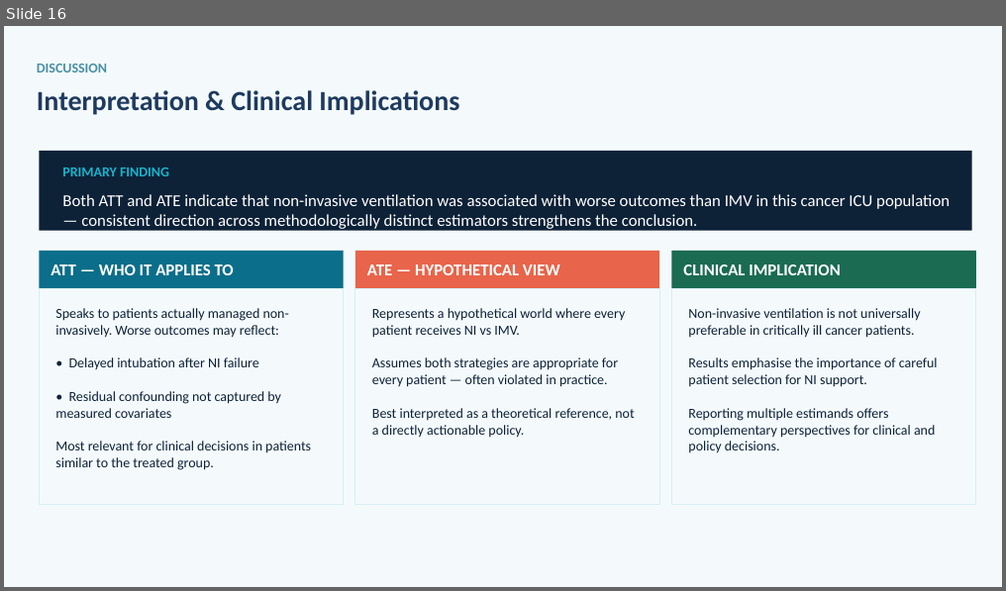
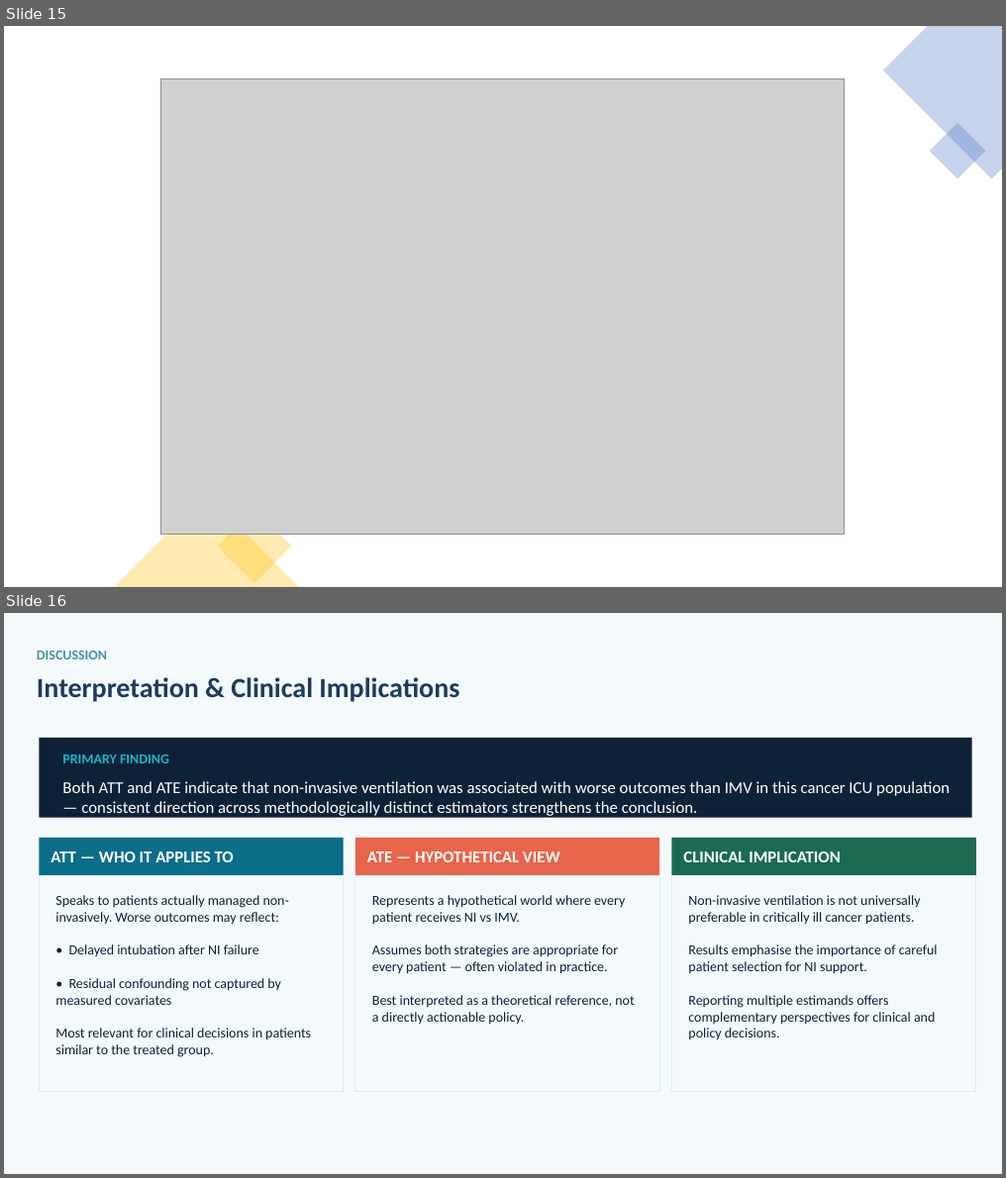
Before and after one commit to SichengH/SPH5104_GP, a slide deck: Invasive_Mechanical_Ventilation_restyled.pptx. Shown one above the other, each under a label of ours: slide 16 before the commit, slides 15 and 16 after it. The pictures are 1006x591 and 1006x1178 pixels, drawn with LibreOffice and Linux fonts; fonts in the diff are those of the drawing; grey boxes stand for pictures. Boxes give left, top, right and bottom in pixels: in the first picture for what was removed or moved away, otherwise in the second. Text is boxed around its words. In the diff, an @@ line names an element or a change of style, - is before the commit and + after.

```diff
--- a/Invasive_Mechanical_Ventilation_restyled.pptx
+++ b/Invasive_Mechanical_Ventilation_restyled.pptx
@@ slide 15 added at <box>4,26,1002,587</box>, background #FFFFFF @@
@@ freeform shape added at <box>883,26,1002,179</box>, fill #4472C4 at 30% opacity @@
@@ picture added at <box>161,78,846,535</box> @@
@@ rectangle added at <box>930,122,986,179</box>, fill #4472C4 at 30% opacity @@
@@ triangle added at <box>114,494,299,586</box>, fill #FFC000 at 30% opacity @@
@@ rectangle added at <box>218,509,292,583</box>, fill #FFC000 at 30% opacity @@
```
Also in this commit, not shown: 1 other slide added, 2 slides removed.
